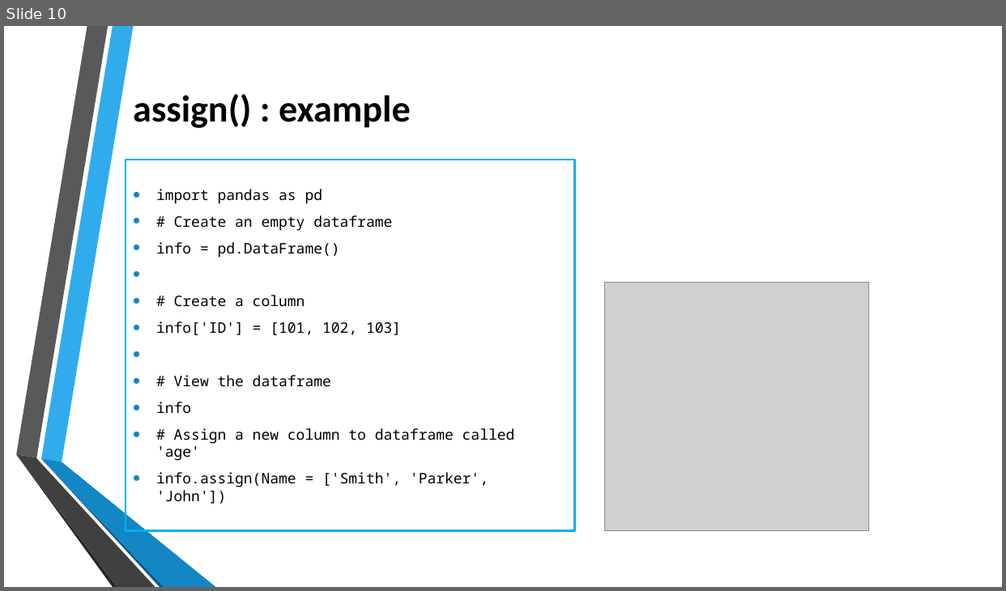
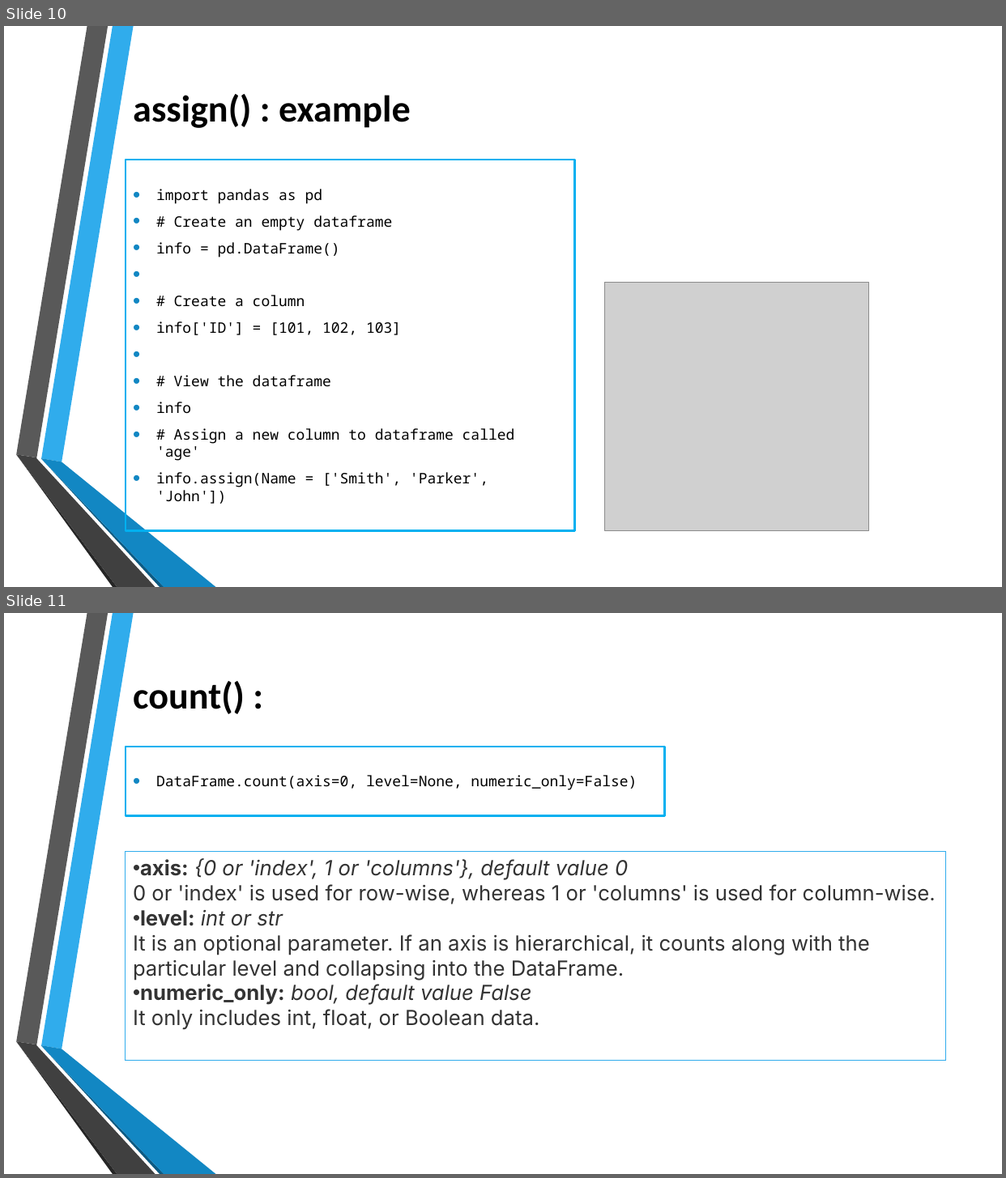
Before and after one commit to thetnaingtunerp/dax, a slide deck: PythonDAX/2 Data Analysis Pandas Function.pptx. Shown one above the other, each under a label of ours: slide 10 before the commit, slides 10 and 11 after it. The pictures are 1006x591 and 1006x1178 pixels, drawn with LibreOffice and Linux fonts; fonts in the diff are those of the drawing; grey boxes stand for pictures; background and template pictures are left out. Boxes give left, top, right and bottom in pixels: in the first picture for what was removed or moved away, otherwise in the second. Text is boxed around its words. In the diff, an @@ line names an element or a change of style, - is before the commit and + after.

```diff
--- a/PythonDAX/2 Data Analysis Pandas Function.pptx
+++ b/PythonDAX/2 Data Analysis Pandas Function.pptx
@@ slide 11 added at (4, 613, 1002, 1174), background picture (left out); not listed: 6 template elements that a slide beside it also shows @@
@@ title added at (133, 681, 245, 714), 36 pt, text #000000, bold @@
+count() :
@@ text added at (126, 747, 664, 815), outline #00B0F0 2.25 pt, 14 pt, text #000000 @@
+• DataFrame.count(axis=0, level=None, numeric_only=False)
@@ rectangle added at (126, 852, 946, 1061), outline #30ACEC 0.75 pt, 20 pt, text #333333 @@
+• axis: {0 or 'index', 1 or 'columns'}, default value 0
+  0 or 'index' is used for row-wise, whereas 1 or 'columns' is used for column-wise.
+• level: int or str
+  It is an optional parameter. If an axis is hierarchical, it counts along with the particular level and collapsing into the DataFrame.
+• numeric_only: bool, default value False
+  It only includes int, float, or Boolean data.
```
Also in this commit, not shown: 2 other slides added, 1 other file.
